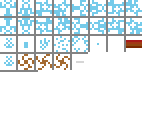
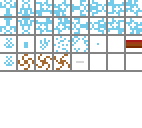
Layered file, before and after one edit (142px x 128px). Changes by layer:
renamed "Layer 8" to "Layer 9", painted on it over [30, 52, 142, 72]
